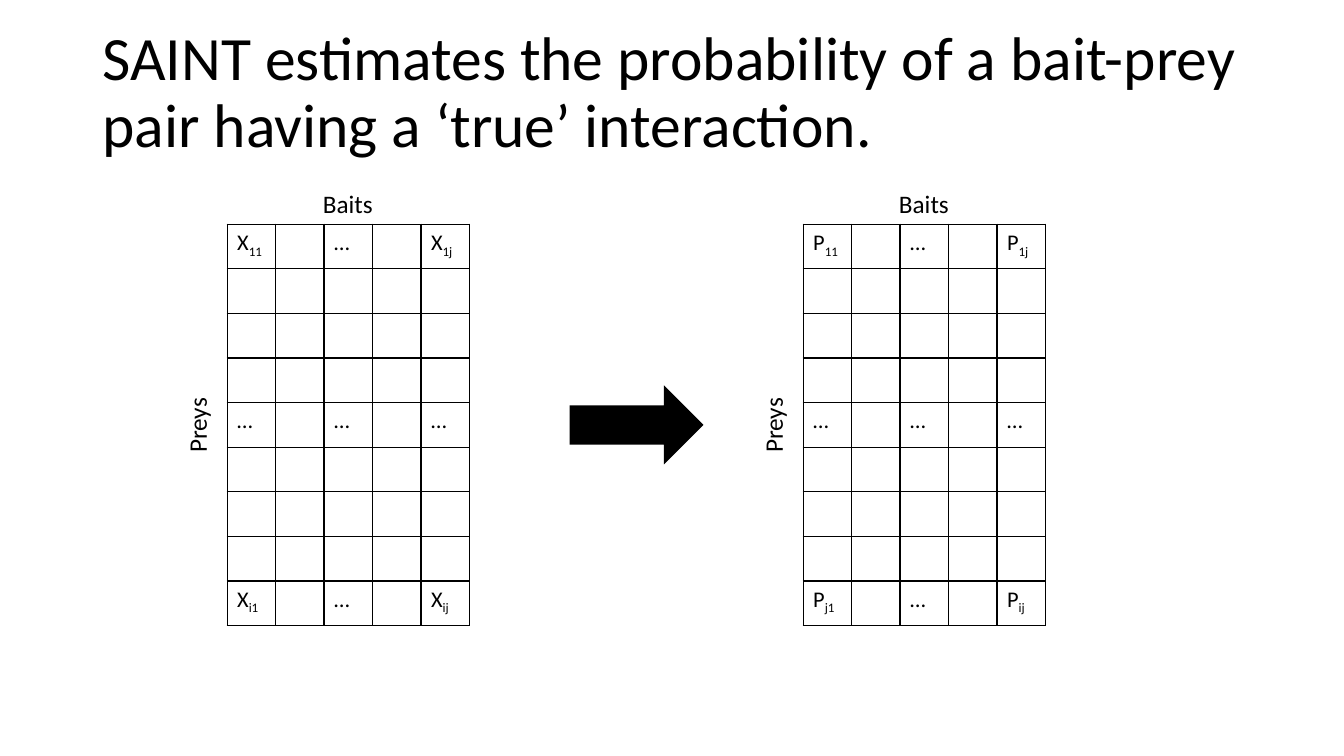
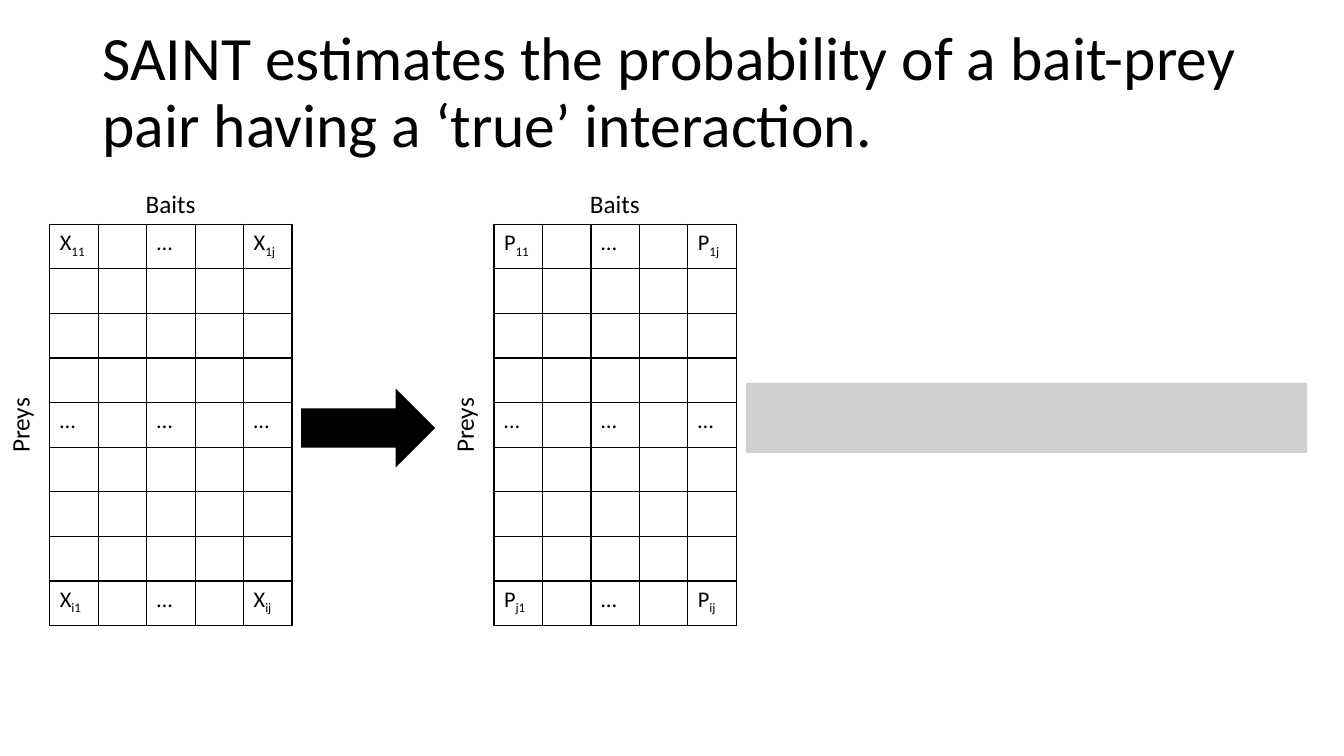
Before and after one commit to plutzer/majlab, a slide deck: slide 39 of SAINT-JC.pptx (slide 2 before the commit). Drawn at 1344x756 pixels with LibreOffice and Linux fonts; fonts in the diff are those of the drawing; grey boxes stand for pictures. Boxes give left, top, right and bottom in pixels: in the first picture for what was removed or moved away, otherwise in the second. Text is boxed around its words. In the diff, an @@ line names an element or a change of style, - is before the commit and + after.

```diff
--- a/SAINT-JC.pptx
+++ b/SAINT-JC.pptx
@@ 2 texts, 1 table: place and size @@
-2 texts, 1 table at (759,195,1046,626)
+2 texts, 1 table at (450,195,736,626)
@@ 2 texts, 1 table: place and size @@
-2 texts, 1 table at (183,195,469,626)
+2 texts, 1 table at (6,195,291,626)
@@ picture added at (746,383,1308,453) @@
@@ right arrow: place and size @@
-right arrow at (571,387,703,463)
+right arrow at (301,390,434,466)
```
Also in this commit, not shown: 5 other slides changed, 29 slides added.
